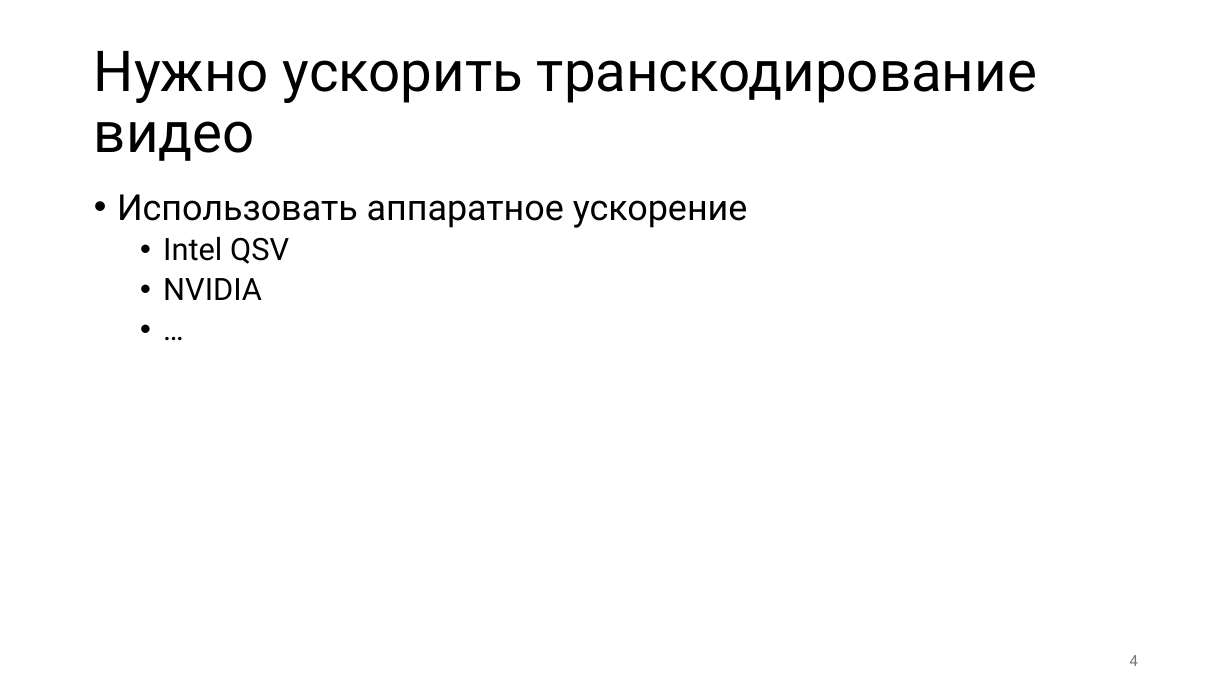
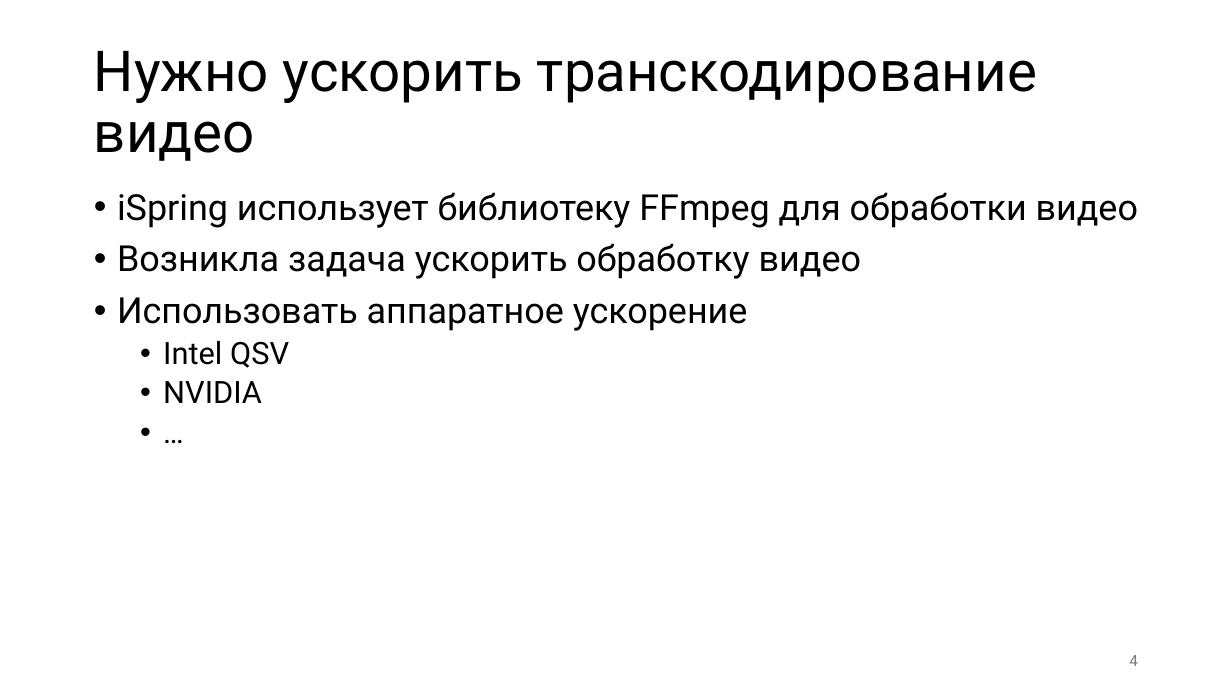
Before and after one commit to alexey-malov/ffmpeg-transcoder-demo, a slide deck: slide 4 of ffmpeg without pain.pptx. Drawn at 1232x693 pixels with LibreOffice and Linux fonts; fonts in the diff are those of the drawing. Boxes give left, top, right and bottom in pixels: in the first picture for what was removed or moved away, otherwise in the second. Text is boxed around its words. In the diff, an @@ line names an element or a change of style, - is before the commit and + after.

```diff
--- a/ffmpeg without pain.pptx
+++ b/ffmpeg without pain.pptx
@@ text at (117, 192, 1138, 279): paragraphs added @@
+• iSpring использует библиотеку FFmpeg для обработки видео
+• Возникла задача ускорить обработку видео
```
Also in this commit, not shown: 5 other slides changed, 2 slides added.
